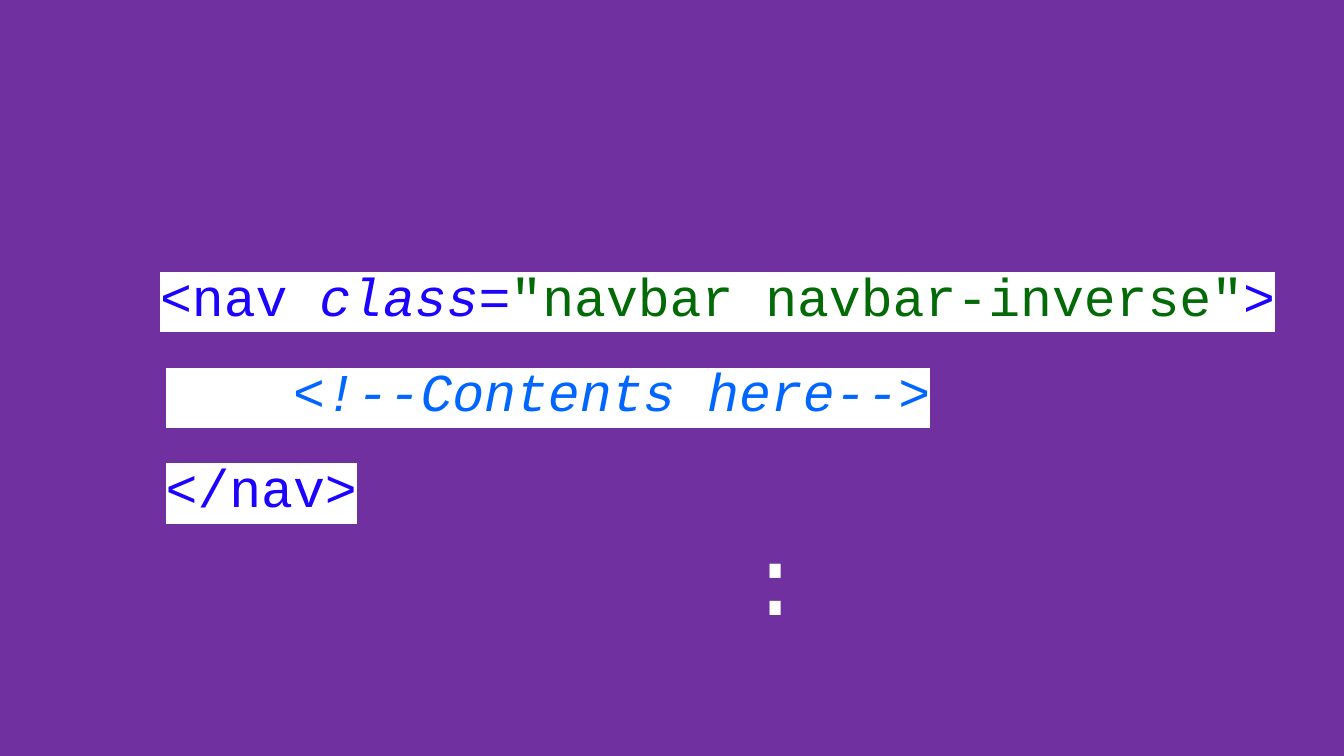
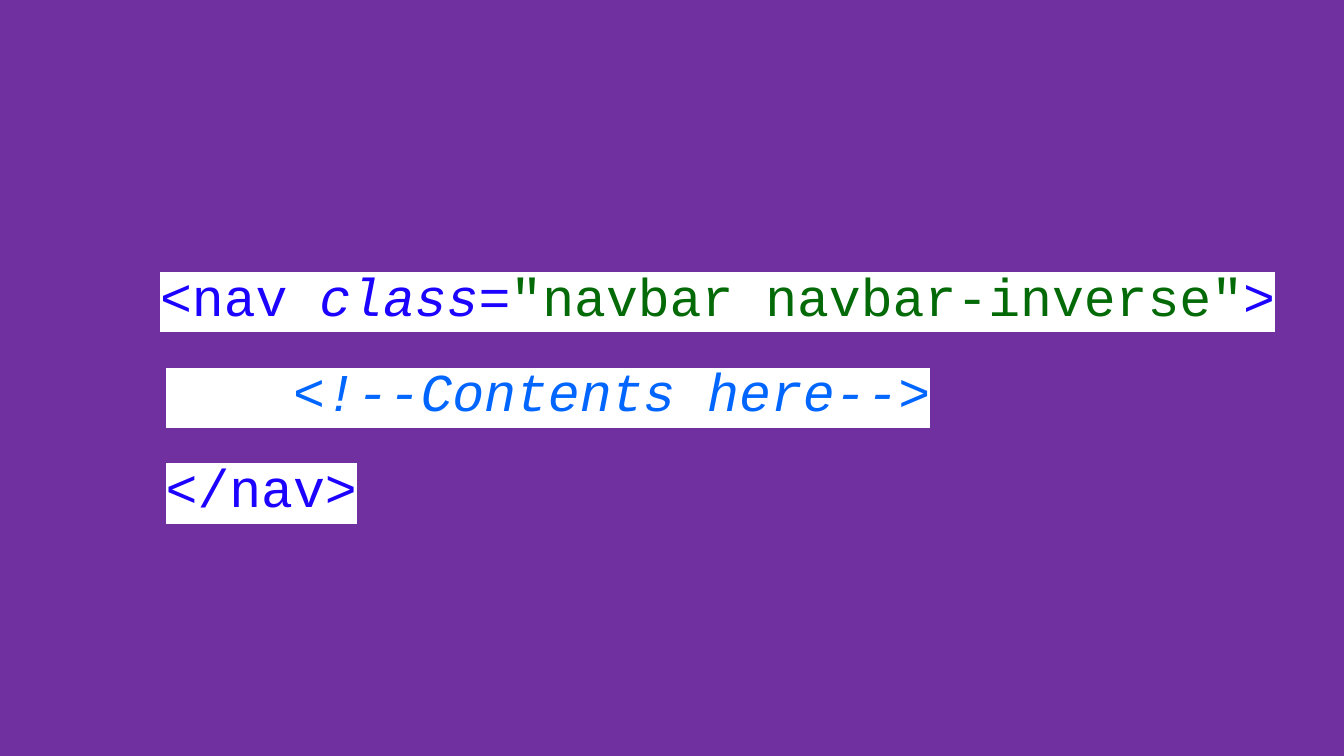
Before and after one commit to MukeshDubey1420/Front-End-Basics-Documents, a slide deck: slide 36 of Bootstrap.pptx. Drawn at 1344x756 pixels with LibreOffice and Linux fonts; fonts in the diff are those of the drawing. Boxes give left, top, right and bottom in pixels: in the first picture for what was removed or moved away, otherwise in the second. Text is boxed around its words. In the diff, an @@ line names an element or a change of style, - is before the commit and + after.

Commit message:
content added

```diff
--- a/Bootstrap.pptx
+++ b/Bootstrap.pptx
@@ title at (160, 278, 1275, 508): paragraph removed @@
-:
```
Also in this commit, not shown: 6 other slides changed, 1 other file.
